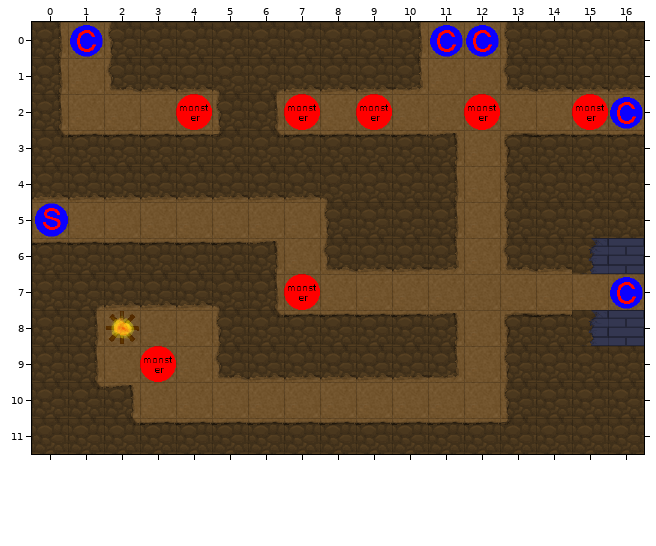
A Tiled map gets an edit: resources/rooms/room0.tmx. The picture above was drawn from the file before the commit.
Cells are 48x48 px. Shown: x 0..16, y 0..11.
And afterwards:
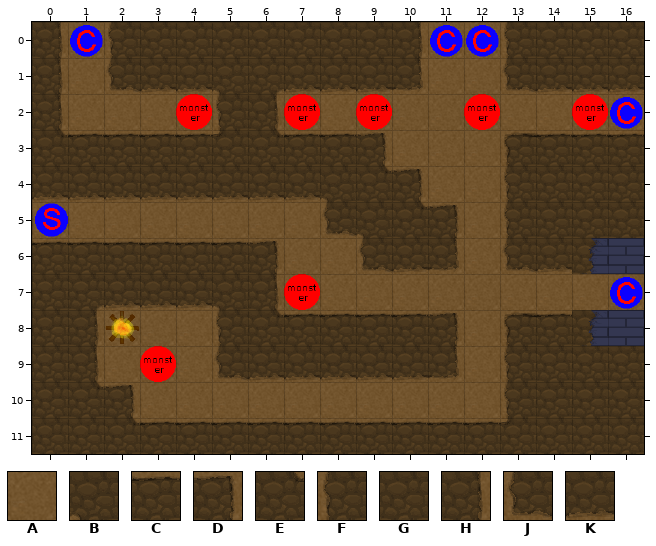
Key: from "tilesheet": A 3, B 8, C 10, D 11, E 13, F 15, G 16, H 17, J 21, K 22.
_ is an empty cell.
Difference:
Layer "background":
y 3: x 9..11 CCD -> DAA
y 4: x 9..11 GGH -> EDA
y 5: x 8..11 FGGH -> JBED
y 6: x 8..9 JK -> AJ
